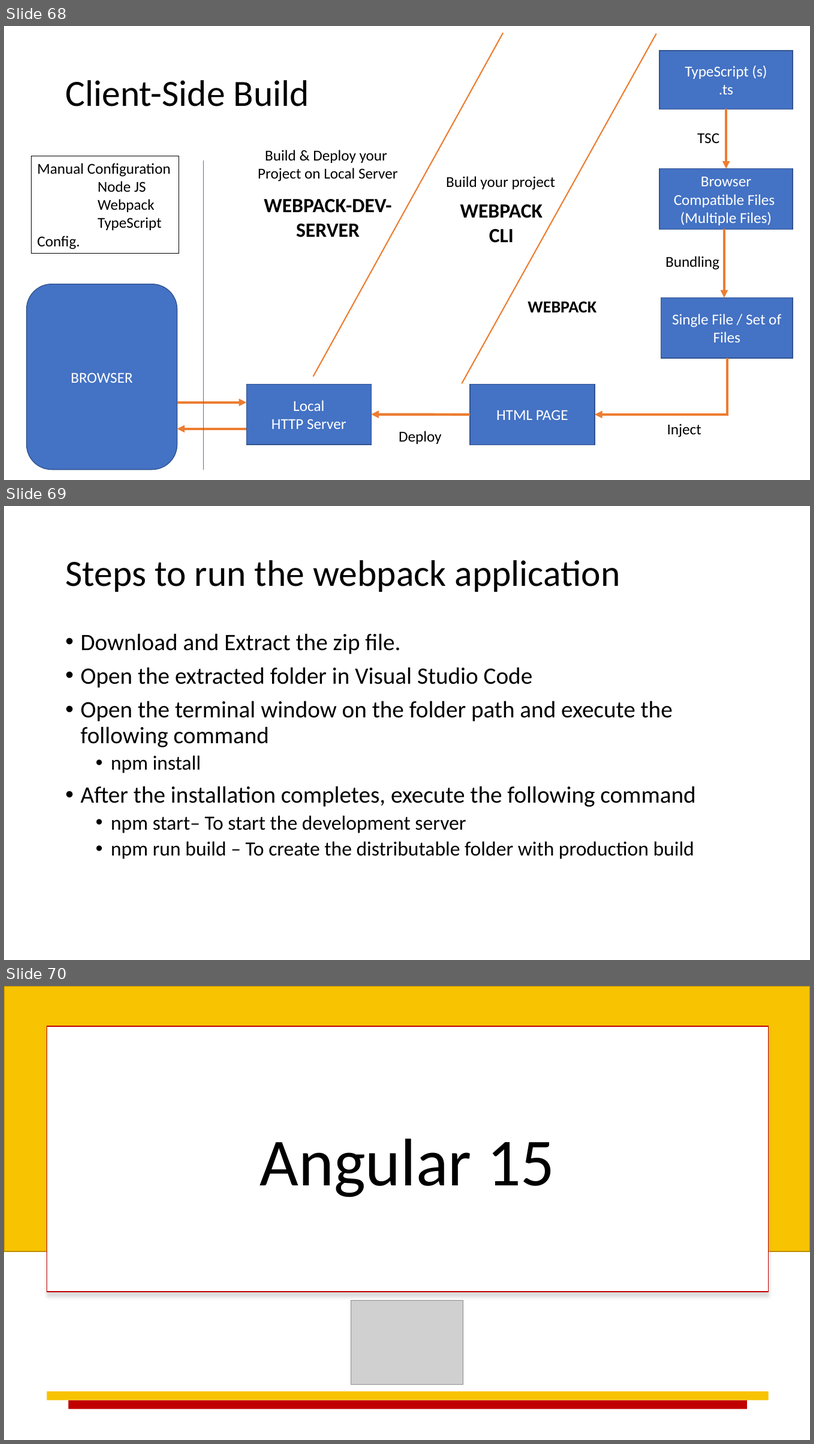
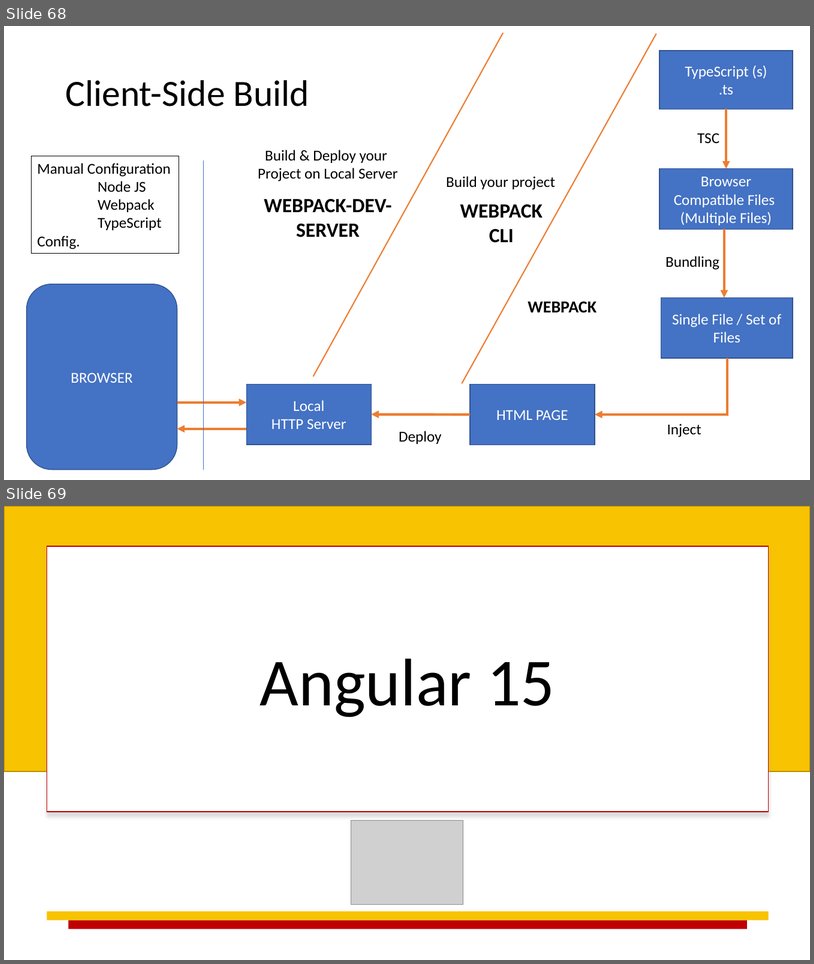
Before and after one commit to explore-with-manish/BFL_Byte_Jul23, a slide deck: Ng-Byte.pptx. Shown one above the other, each under a label of ours: slides 68, 69 and 70 before the commit, slides 68 and 69 after it. The pictures are 814x1444 and 814x964 pixels, drawn with LibreOffice and Linux fonts; fonts in the diff are those of the drawing; grey boxes stand for pictures. Boxes give left, top, right and bottom in pixels: in the first picture for what was removed or moved away, otherwise in the second. Text is boxed around its words. In the diff, an @@ line names an element or a change of style, - is before the commit and + after.

```diff
--- a/Ng-Byte.pptx
+++ b/Ng-Byte.pptx
@@ slide 69 removed at [4,506,810,960], background #FFFFFF @@
@@ title removed at [65,560,621,592] @@
-Steps to run the webpack application
@@ text removed at [81,633,696,859] @@
-• Download and Extract the zip file.
-• Open the extracted folder in Visual Studio Code
-• Open the terminal window on the folder path and execute the following command
-  • npm install
-• After the installation completes, execute the following command
-  • npm start– To start the development server
-  • npm run build – To create the distributable folder with production build
@@ what was slide 70 is now slide 69 @@
```
Also in this commit, not shown: 4 other slides removed.
